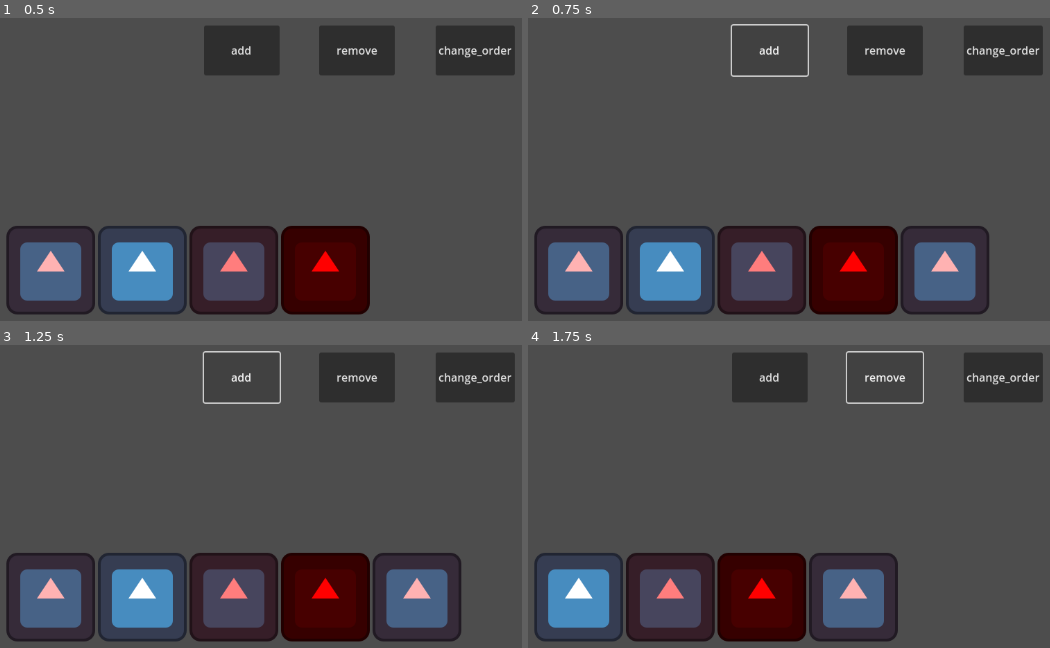
Above: before the commit, frames 1-4 (two rows, left to right).
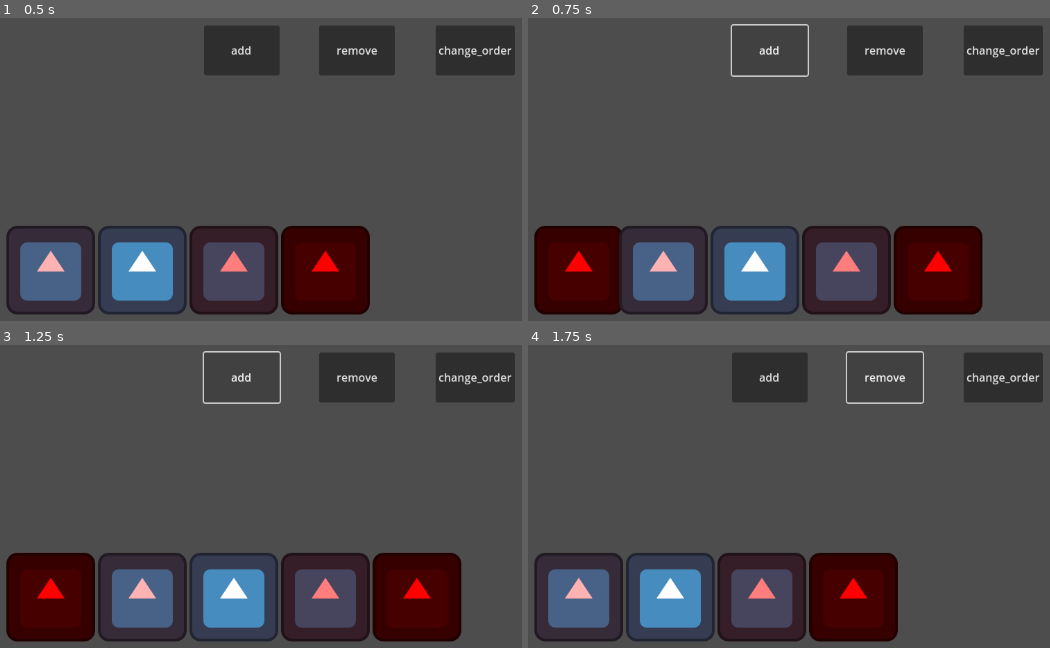
Above: after the commit, the same moments.

Repository: zmn-hamid/Godot-Animated-Container
Game: Godot game, scene res://ui_sync_children/ui.tscn
The game is run twice, just before and just after one commit, with the same random seed, the same clock (stepped at 60 frames per second) and the same inputs. This scene is started directly instead of the project's main scene. The engine's default icon, where the game draws it, is replaced by a stand-in: a white triangle on a blue panel in a dark square.
Inputs:
- Up to frame 1 (0.5 s): no input
- Up to frame 2 (0.75 s): click "add" at 0.5 s
- Up to frame 3 (1.25 s): no input
- Up to frame 4 (1.75 s): click "remove" at 1.25 s

Frame 1 is identical in both runs. In frame 2, 23% of the frame differs, in the area x 1-89%, y 68-99%; in frame 3, 23%, in the area x 1-89%, y 68-98%; in frame 4, 18%.

Commit message:
fix: syncing children order in tree

Diff:
--- a/ui_notif_handler/ui.gd
+++ b/ui_notif_handler/ui.gd
@@ -9,5 +9,6 @@
 	responsive.remove_child(responsive.get_child(0))
 
 func _on_add_button_pressed() -> void:
-	var c = responsive.get_child(0).duplicate()
-	responsive.add_child(c)
+	var child = responsive.get_child(-1).duplicate()
+	responsive.add_child(child)
+	responsive.move_child(child, 0)
--- a/ui_sync_children/ui.gd
+++ b/ui_sync_children/ui.gd
@@ -49,10 +49,12 @@
 					res_child.global_position,
 					.2,
 				)
+				actual.move_child(mapped_actual_child, responsive_children.find(res_child))
 		else:
 			# is a new node
 			var dup = res_child.duplicate()
 			actual.add_child(dup)
+			actual.move_child(dup, responsive_children.find(res_child))
 			mapped[res_child] = dup
 			dup.global_position = res_child.global_position
 
@@ -66,5 +68,6 @@
 	responsive.remove_child(responsive.get_child(0))
 
 func _on_add_button_pressed() -> void:
-	var c = responsive.get_child(0).duplicate()
-	responsive.add_child(c)
+	var child = responsive.get_child(-1).duplicate()
+	responsive.add_child(child)
+	responsive.move_child(child, 0)
--- a/ui_sync_children/ui.tscn
+++ b/ui_sync_children/ui.tscn
@@ -32,21 +32,21 @@
 size_flags_horizontal = 3
 size_flags_vertical = 3
 
-[node name="TextureRect" type="TextureRect" parent="Responsive"]
+[node name="a" type="TextureRect" parent="Responsive"]
 modulate = Color(1, 0.7, 0.7, 1)
 layout_mode = 2
 texture = ExtResource("2_m6e0p")
 
-[node name="TextureRect2" type="TextureRect" parent="Responsive"]
+[node name="b" type="TextureRect" parent="Responsive"]
 layout_mode = 2
 texture = ExtResource("2_m6e0p")
 
-[node name="TextureRect3" type="TextureRect" parent="Responsive"]
+[node name="c" type="TextureRect" parent="Responsive"]
 modulate = Color(1, 0.49, 0.49, 1)
 layout_mode = 2
 texture = ExtResource("2_m6e0p")
 
-[node name="TextureRect4" type="TextureRect" parent="Responsive"]
+[node name="d" type="TextureRect" parent="Responsive"]
 modulate = Color(1, 0, 0, 1)
 layout_mode = 2
 texture = ExtResource("2_m6e0p")
